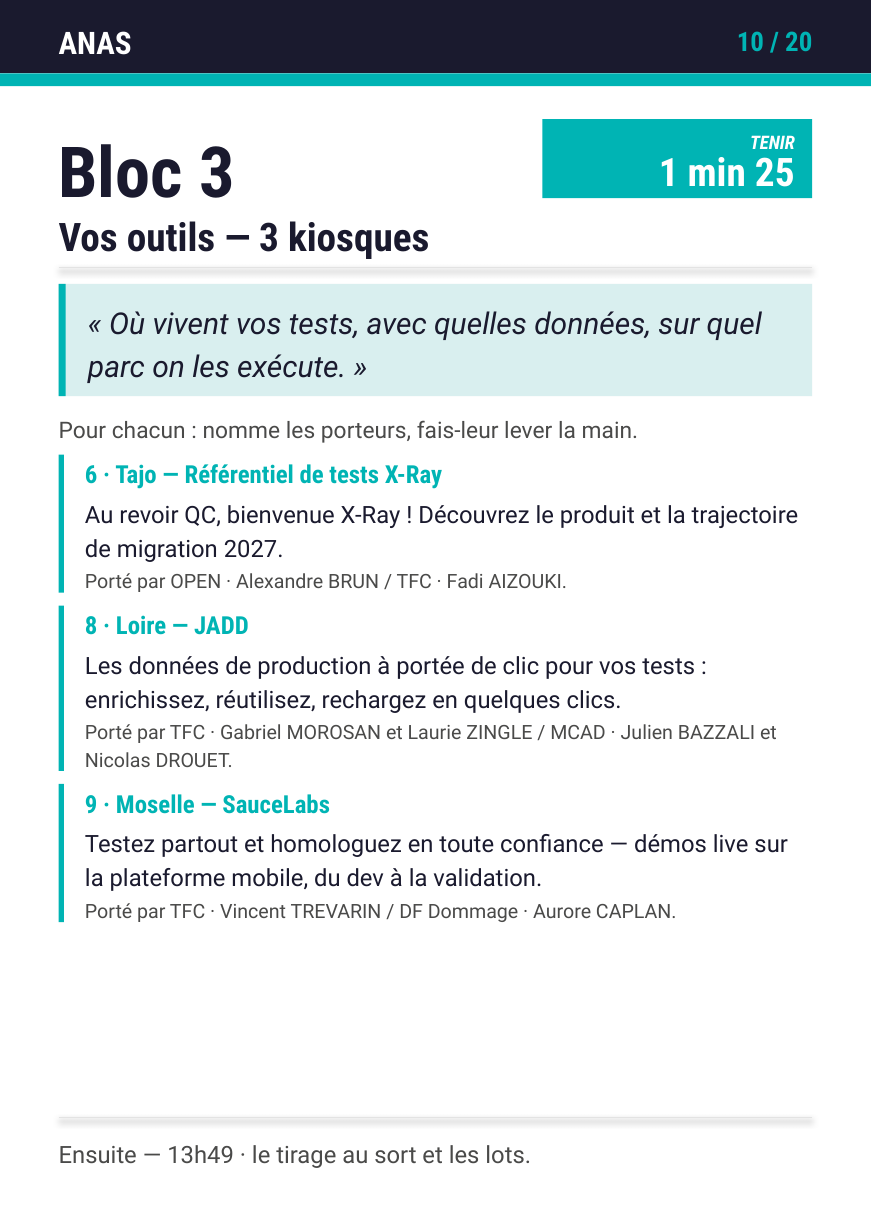
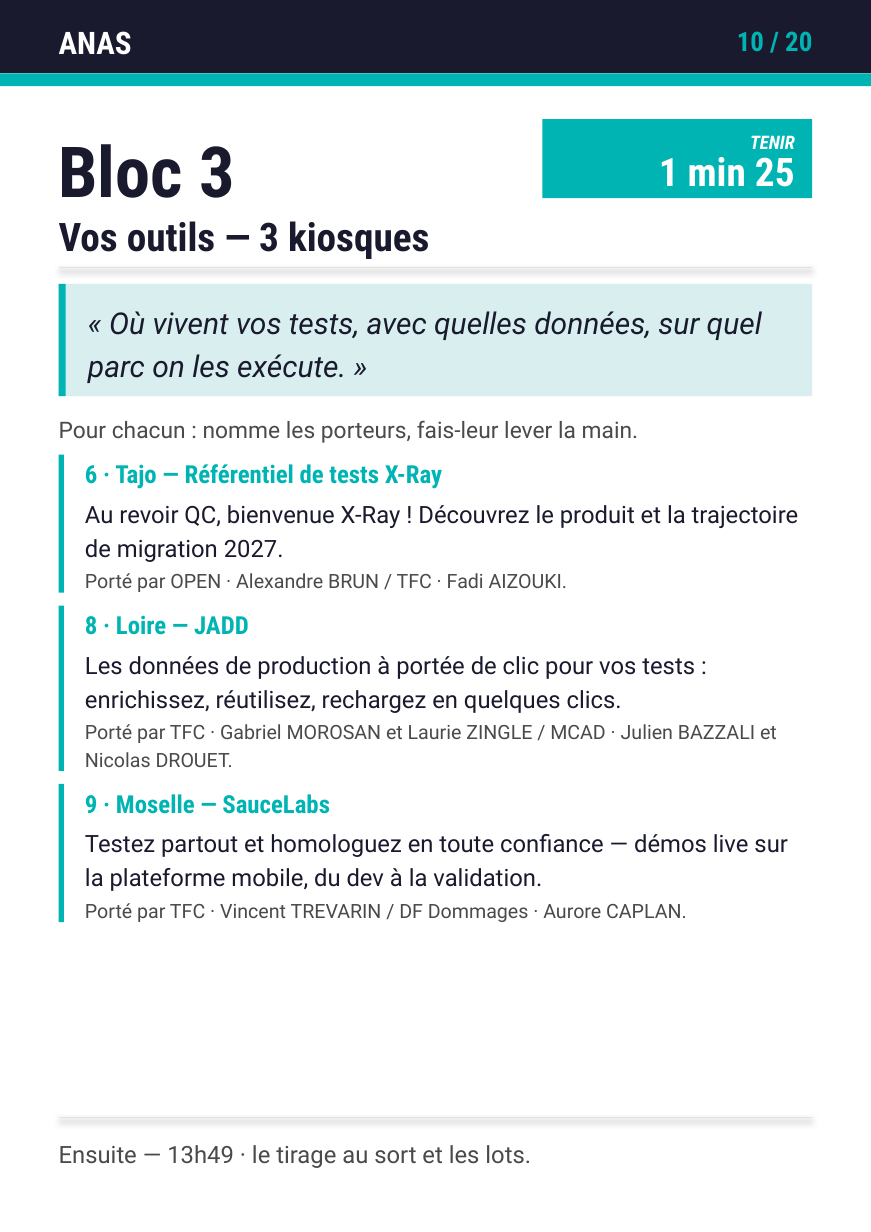
Before and after one commit to caa-jdelaux/info-hub, a slide deck: slide 10 of outils/fiches/fiches-animateurs.pptx. Drawn at 871x1232 pixels with LibreOffice and Linux fonts; fonts in the diff are those of the drawing. Boxes give left, top, right and bottom in pixels: in the first picture for what was removed or moved away, otherwise in the second. Text is boxed around its words. In the diff, an @@ line names an element or a change of style, - is before the commit and + after.

```diff
--- a/outils/fiches/fiches-animateurs.pptx
+++ b/outils/fiches/fiches-animateurs.pptx
@@ text at [85, 903, 687, 922]: text changed @@
-Porté par TFC · Vincent TREVARIN / DF Dommage · Aurore CAPLAN.
+Porté par TFC · Vincent TREVARIN / DF Dommages · Aurore CAPLAN.
```
Also in this commit, not shown: 5 other slides changed, 4 other files.
